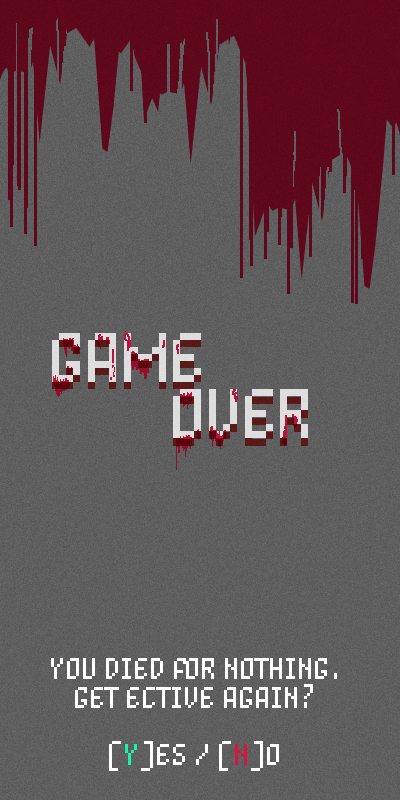
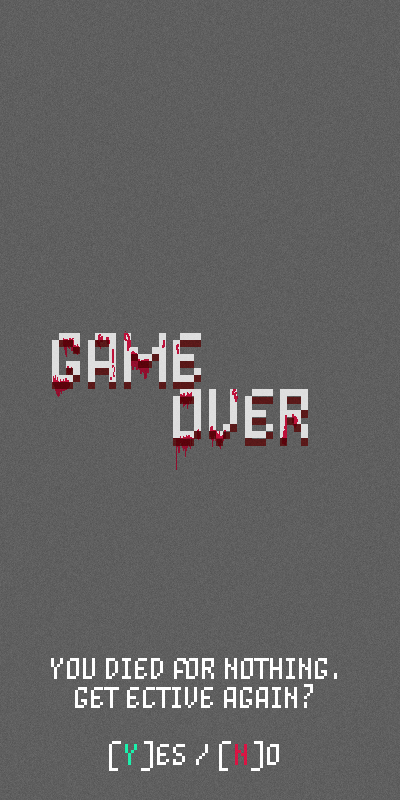
Two versions of the same layered image (400×800). Layer-by-layer changes:
hid "Ebene 9" over [0, 0, 400, 304]
